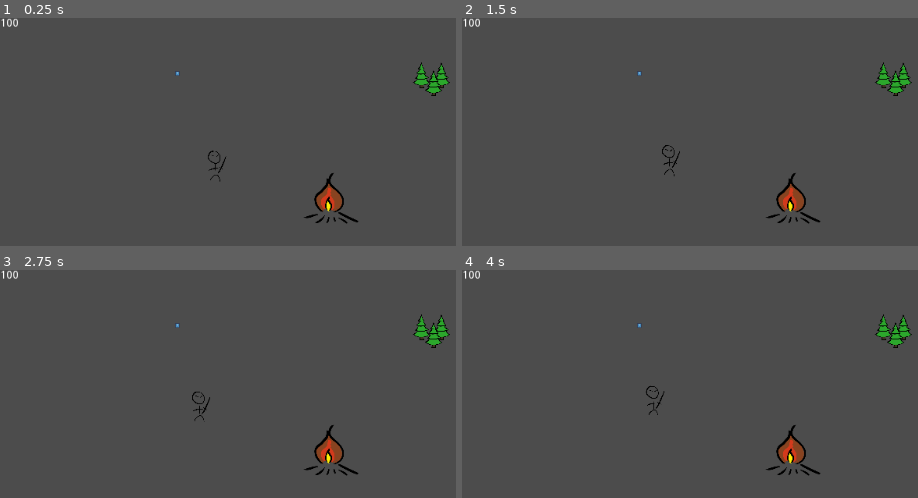
Above: before the commit, frames 1-4 (two rows, left to right).
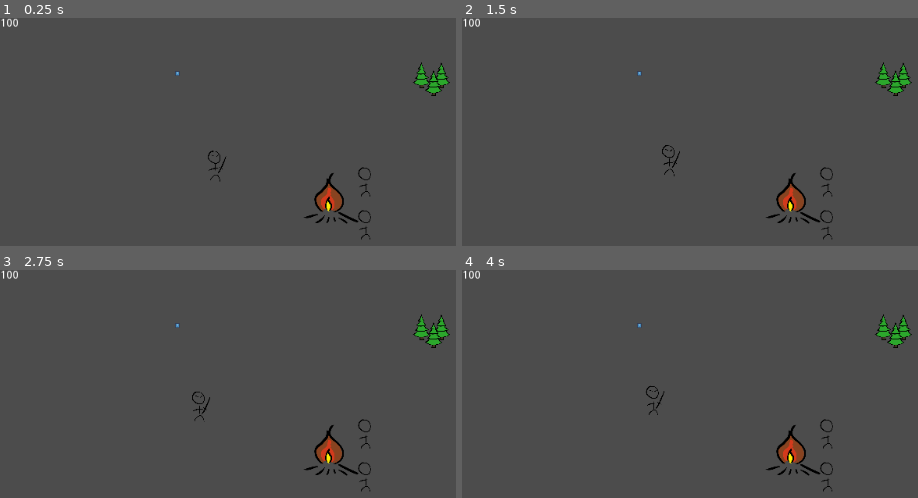
Above: after the commit, the same moments.

Repository: fedzel/pimi-tdogotit
Game: Godot game, scene res://Scenes/World.tscn
Same seed, same stepped clock (60 frames per second), same inputs: the game is played once before the commit and once after it. The engine's default icon, where the game draws it, is replaced by a stand-in: a white triangle on a blue panel in a dark square.
Inputs (mouse positions are in pixels of both pictures, inside the frame that each line leads up to):
- Up to frame 1 (0.25 s): no input
- Up to frame 2 (1.5 s): tap Enter at 0.5 s; move the mouse to (outside the picture) at 0.52 s; click (outside the picture) at 0.67 s; move the mouse to (outside the picture) at 1.27 s; click (outside the picture) at 1.42 s
- Up to frame 3 (2.75 s): tap Space at 2 s; move the mouse to (outside the picture) at 2.02 s; click (outside the picture) at 2.17 s
- Up to frame 4 (4 s): move the mouse to (outside the picture) at 2.77 s; click (outside the picture) at 2.92 s; move the mouse to (outside the picture) at 3.52 s; click (outside the picture) at 3.67 s

The runs differ from the first frame. In frame 1, 0.2% of the frame differs, in the area x 78-82%, y 65-98%; in frame 2, 0.2%; in frame 3, 0.2%; in frame 4, 0.2%.

Commit message:
Villagers do tasks. Woods generate tasks

Diff:
--- a/Scenes/Bonfire.tscn
+++ b/Scenes/Bonfire.tscn
@@ -4,7 +4,7 @@
 [ext_resource path="res://Scripts/Bonfire.gd" type="Script" id=2]
 [ext_resource path="res://Assets/Fire.png" type="Texture" id=3]
 
-[node name="Bonfire" instance=ExtResource( 1 )]
+[node name="Bonfire" index="0" instance=ExtResource( 1 )]
 script = ExtResource( 2 )
 
 [node name="Sprite" parent="." index="1"]
--- a/Scenes/Tree.tscn
+++ b/Scenes/Tree.tscn
@@ -26,3 +26,4 @@
 [node name="Sprite3" type="Sprite" parent="."]
 scale = Vector2( 0.1, 0.1 )
 texture = ExtResource( 2 )
+[connection signal="input_event" from="." to="." method="_on_Woods_input_event"]
--- a/Scenes/Villager.tscn
+++ b/Scenes/Villager.tscn
@@ -8,5 +8,5 @@
 script = ExtResource( 2 )
 
 [node name="Sprite" parent="." index="0"]
-scale = Vector2( 0.25, 0.25 )
+scale = Vector2( 0.1, 0.1 )
 texture = ExtResource( 3 )
--- a/Scenes/World.tscn
+++ b/Scenes/World.tscn
@@ -6,6 +6,7 @@
 [ext_resource path="res://Scenes/Enemy.tscn" type="PackedScene" id=4]
 [ext_resource path="res://Scenes/Bonfire.tscn" type="PackedScene" id=5]
 [ext_resource path="res://Scenes/Tree.tscn" type="PackedScene" id=6]
+[ext_resource path="res://Scenes/Villager.tscn" type="PackedScene" id=7]
 
 [node name="Node2D" type="Node2D"]
 script = ExtResource( 1 )
@@ -23,3 +24,9 @@
 
 [node name="Woods" parent="." instance=ExtResource( 6 )]
 position = Vector2( 553.245, 83.0368 )
+
+[node name="Villager2" parent="." instance=ExtResource( 7 )]
+position = Vector2( 467.207, 214.095 )
+
+[node name="Villager" parent="." instance=ExtResource( 7 )]
+position = Vector2( 467.207, 269.119 )
--- a/Scripts/Bonfire.gd
+++ b/Scripts/Bonfire.gd
@@ -2,4 +2,5 @@
 class_name Bonfire
 
 func _ready():
+	BuildingList.bonfire = self
 	pass
--- /dev/null
+++ b/Scripts/Global/BuildingList.gd
@@ -0,0 +1,6 @@
+extends Node
+
+var bonfire
+
+var buildings = []
+var woods = []
--- a/Scripts/Global/TaskList.gd
+++ b/Scripts/Global/TaskList.gd
@@ -1,3 +1,5 @@
 extends Node
 
 var tasks = []
+
+var idleVillagers = []
--- a/Scripts/Tasks/BuildTask.gd
+++ b/Scripts/Tasks/BuildTask.gd
@@ -1,18 +1,24 @@
 extends "res://Scripts/Tasks/Task.gd"
 class_name BuildTask
 
-var scenePath;
+var _scenePath: String
+var _buildPos: Vector2
+
+func _init(buildPosIn: Vector2, buildId: String):
+	_scenePath = buildId
+	_buildPos = buildPosIn
+
 
 func start(mob: Mob):
-	mob.target = self.movePosition
+	mob.target = self._buildPos
 
 func perform(mob: Mob, delta: float):
-	if self.isAtLocation(mob):
+	if self.isAtLocation(mob, _buildPos):
 		outcome(mob)
 		finished = true
 
 func outcome(mob: Mob):
-	var scene = load(scenePath)
+	var scene = load(_scenePath)
 	var building = scene.instance()
 	var root = get_tree().get_root().get_node(".")
 	root.add_child(building)
--- a/Scripts/Tasks/Task.gd
+++ b/Scripts/Tasks/Task.gd
@@ -1,19 +1,20 @@
 extends Node
 class_name Task
 
-const TASK_DISTANCE = 5
+const TASK_DISTANCE = 50
 
-var movePosition: Vector2
 var finished = false
 
 func start(mob: Mob):
+	print("Calling virtual superclass Task:start")
 	pass
 
 func perform(mob: Mob, delta: float):
+	print("Calling virtual superclass Task:perform")
 	pass
 
-func isAtLocation(mob: Mob):
-	return mob.position.distance_to(movePosition) < TASK_DISTANCE
+func isAtLocation(mob: Mob, pos: Vector2):
+	return mob.position.distance_to(pos) < TASK_DISTANCE
 
 func outcome(mob: Mob):
 	pass
--- a/Scripts/Tasks/WoodTask.gd
+++ b/Scripts/Tasks/WoodTask.gd
@@ -2,31 +2,35 @@
 class_name WoodTask
 
 var bonfire: Bonfire
-var woods: Woods
+var woods
 
 var _goingToTree = true
 var _workTime = 0
 var _maxChopTime = 2
 var _maxUnloadTime = 1
 
+func _init(bonfireIn: Bonfire, woodsIn):
+	self.bonfire = bonfireIn
+	self.woods = woodsIn
+
 func start(mob: Mob):
-	mob.target = self.movePosition
+	mob.target = self.woods.position
 
 func perform(mob: Mob, delta: float):
 	if _goingToTree:
-		if self.isAtLocation(mob):
+		if self.isAtLocation(mob, woods.position):
 			_workTime += delta
 			if _workTime > _maxChopTime:
 				_workTime = 0
 				_goingToTree = false
 				mob.target = bonfire.position
 	else:
-		if mob.target.distance_to(bonfire.position) < TASK_DISTANCE:
+		if self.isAtLocation(mob, self.bonfire.position):
 			_workTime += delta
 			if _workTime > _maxUnloadTime:
 				_workTime = 0
 				_goingToTree = true
-				mob.target = self.movePosition
+				mob.target = self.woods.position
 
 func outcome(mob: Mob):
 	pass
--- a/Scripts/Tree.gd
+++ b/Scripts/Tree.gd
@@ -3,3 +3,12 @@
 
 func _ready():
 	pass
+
+
+func _on_Woods_input_event(viewport, event, shape_idx):
+	if event is InputEventMouseButton:
+		var mouseEvent = event as InputEventMouseButton
+		if mouseEvent.is_pressed() && mouseEvent.button_index == BUTTON_LEFT:
+			var task = WoodTask.new(BuildingList.bonfire, self)
+			TaskList.tasks.append(task)
+			print("Task Created")
--- a/Scripts/Villager.gd
+++ b/Scripts/Villager.gd
@@ -1,8 +1,27 @@
 extends "res://Scripts/Mob.gd"
+class_name Villager
 
-var _currentTask
+var _currentTask: Task
+
+func _ready():
+	self.target = self.position
+	self._speed = 80
 
 func _process(delta):
-	if _currentTask == null && TaskList.tasks.count > 0:
+	if _currentTask == null:
+		searchForTasks()
+	elif _currentTask != null:
+		handleTask(delta)
+
+func handleTask(delta):
+	_currentTask.perform(self, delta)
+	if _currentTask.finished:
+		_currentTask = null
+		self.target = self.position
+
+func searchForTasks():
+	if TaskList.tasks.size() > 0:
+		print("Found Task")
 		_currentTask = TaskList.tasks[0]
 		TaskList.tasks.remove(0)
+		_currentTask.start(self)
--- a/project.godot
+++ b/project.godot
@@ -34,6 +34,11 @@
 "language": "GDScript",
 "path": "res://Scripts/Tasks/Task.gd"
 }, {
+"base": "KinematicBody2D",
+"class": "Villager",
+"language": "GDScript",
+"path": "res://Scripts/Villager.gd"
+}, {
 "base": "Node",
 "class": "WoodTask",
 "language": "GDScript",
@@ -50,6 +55,7 @@
 "Building": "",
 "Mob": "",
 "Task": "",
+"Villager": "",
 "WoodTask": "",
 "Woods": ""
 }
@@ -65,6 +71,7 @@
 new_script="*res://Scripts/Global/new_script.gd"
 EnemyList="*res://Scripts/Global/EnemyList.gd"
 TaskList="*res://Scripts/Global/TaskList.gd"
+BuildingList="*res://Scripts/Global/BuildingList.gd"
 
 [layer_names]
 
Not shown: 1 places in Scenes/World.tscn that only renumber resources
